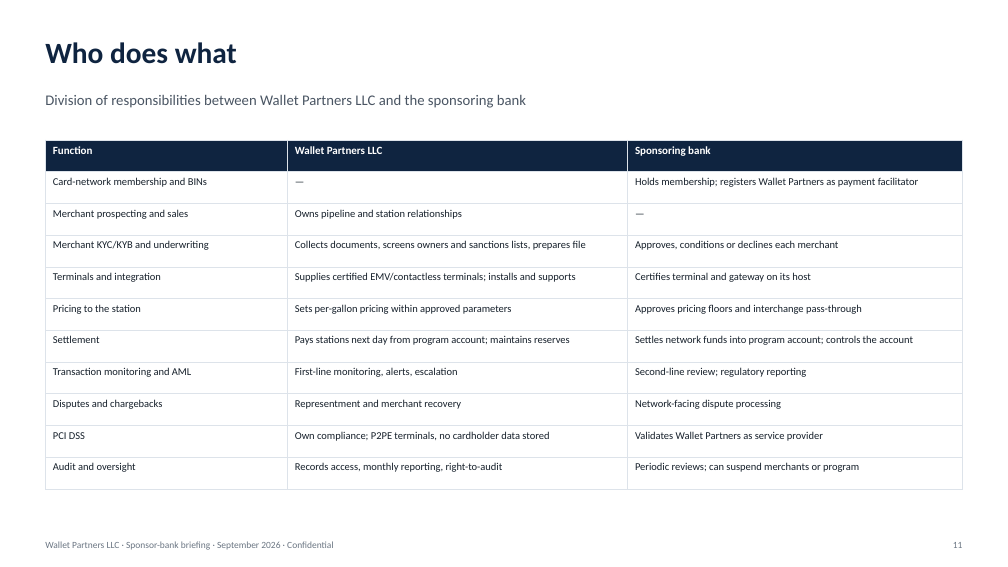
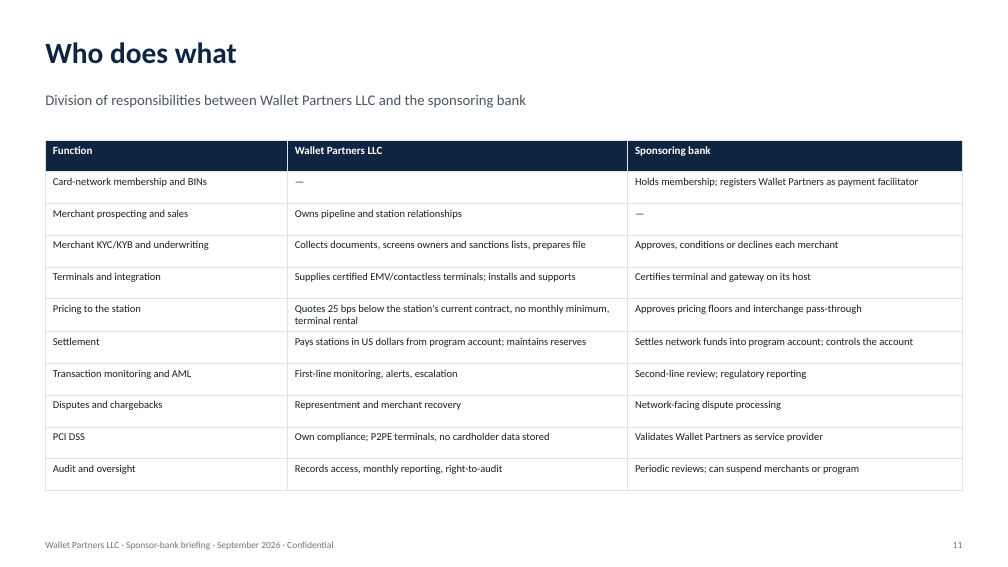
Before and after one commit to arullo1980/Family-Pharmacy, a slide deck: slide 11 of deck/Wallet-Partners-Sponsor-Bank-Deck.pptx. Drawn at 1008x567 pixels with LibreOffice and Linux fonts; fonts in the diff are those of the drawing. Boxes give left, top, right and bottom in pixels: in the first picture for what was removed or moved away, otherwise in the second. Text is boxed around its words. In the diff, an @@ line names an element or a change of style, - is before the commit and + after.

```diff
--- a/deck/Wallet-Partners-Sponsor-Bank-Deck.pptx
+++ b/deck/Wallet-Partners-Sponsor-Bank-Deck.pptx
@@ table at [45,140,963,478] @@
-row 6, column 2: Sets per-gallon pricing within approved parameters
+row 6, column 2: Quotes 25 bps below the station's current contract, no monthly minimum, terminal rental
-row 7, column 2: Pays stations next day from program account; maintains reserves
+row 7, column 2: Pays stations in US dollars from program account; maintains reserves
```
Also in this commit, not shown: 7 other slides changed, 50 other files.
